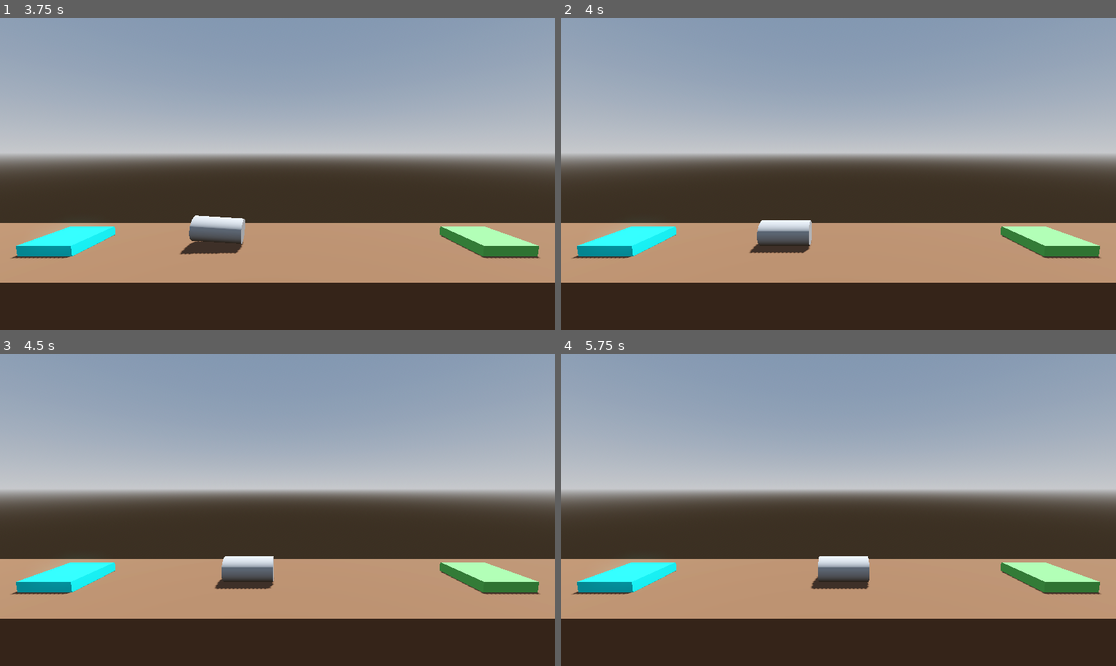
Above: before the commit, frames 1-4 (two rows, left to right).
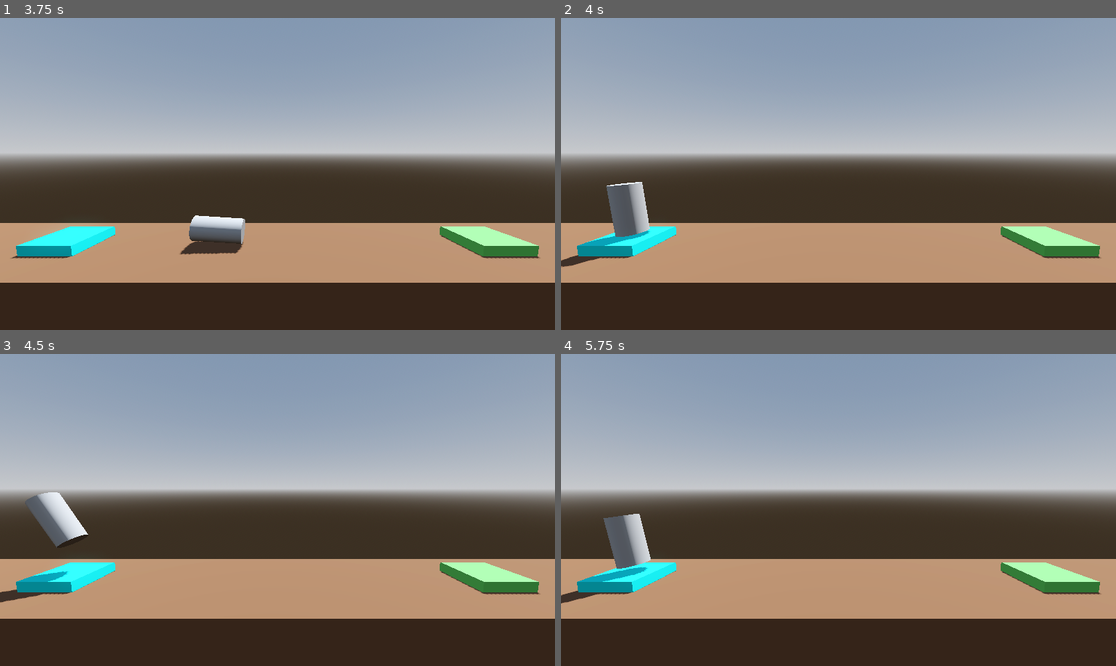
Above: after the commit, the same moments.

Repository: BlueLumin/project-boost
Game: Godot game, scene res://level/level.tscn
Two runs of this game, one before a commit and one after it. Both use one fixed random seed, a clock stepped at 60 frames per second and the inputs below.
Inputs:
- Up to frame 1 (3.75 s): hold D (rotate_right) 0.53-1.28 s; hold Space (boost) 0.53-1.28 s; hold A (rotate_left) 1.28-2.03 s; tap Space (boost) at 1.35, 2.85 s; hold Space (boost) 2.03-2.78 s; hold D (rotate_right) 2.03-3.53 s; hold A (rotate_left) from 3.53 s (still down); hold Space (boost) from 3.53 s (still down)
- Up to frame 2 (4 s): keep holding A (rotate_left); keep holding Space (boost)
- Up to frame 3 (4.5 s): keep holding A (rotate_left); release Space (boost) at 4.28 s; tap Space (boost) at 4.35 s
- Up to frame 4 (5.75 s): keep holding A (rotate_left); hold Space (boost) from 5.03 s (still down)

Frame 1 is identical in both runs. In frame 2, 2.4% of the frame differs, in the area x 0-46%, y 52-80%; in frame 3, 2.3%; in frame 4, 2.4%.

Commit message:
Win/Lose Setup

Diff:
--- a/player/player.gd
+++ b/player/player.gd
@@ -1,16 +1,23 @@
 extends RigidBody3D
 class_name Player
+
+@export_range(750.0, 3000.0) var thurst: float = 1000.0 ## How much vertical force to apply when moving.
+@export var torque_thrust: float = 100.0 ## The torque thrust to apply when rotating.
 
 
 func _process(delta: float) -> void:
 	if Input.is_action_pressed("boost"):
-		apply_central_force(basis.y * delta * 1000.0)
+		apply_central_force(basis.y * delta * thurst)
 
 	if Input.is_action_pressed("rotate_left"):
-		apply_torque(Vector3(0.0, 0.0, 100.0 * delta))
+		apply_torque(Vector3(0.0, 0.0, torque_thrust * delta))
 
 	if Input.is_action_pressed("rotate_right"):
-		apply_torque(Vector3(0.0, 0.0, -100.0 * delta))
+		apply_torque(Vector3(0.0, 0.0, -torque_thrust * delta))
+
+
+func crash_sequence() -> void:
+	get_tree().call_deferred("reload_current_scene")
 
 
 func _on_body_entered(body: Node) -> void:
@@ -18,4 +25,4 @@
 		print("You Win!")
 
 	if body.is_in_group("Hazard"):
-		print("You Lose!")
+		crash_sequence()
